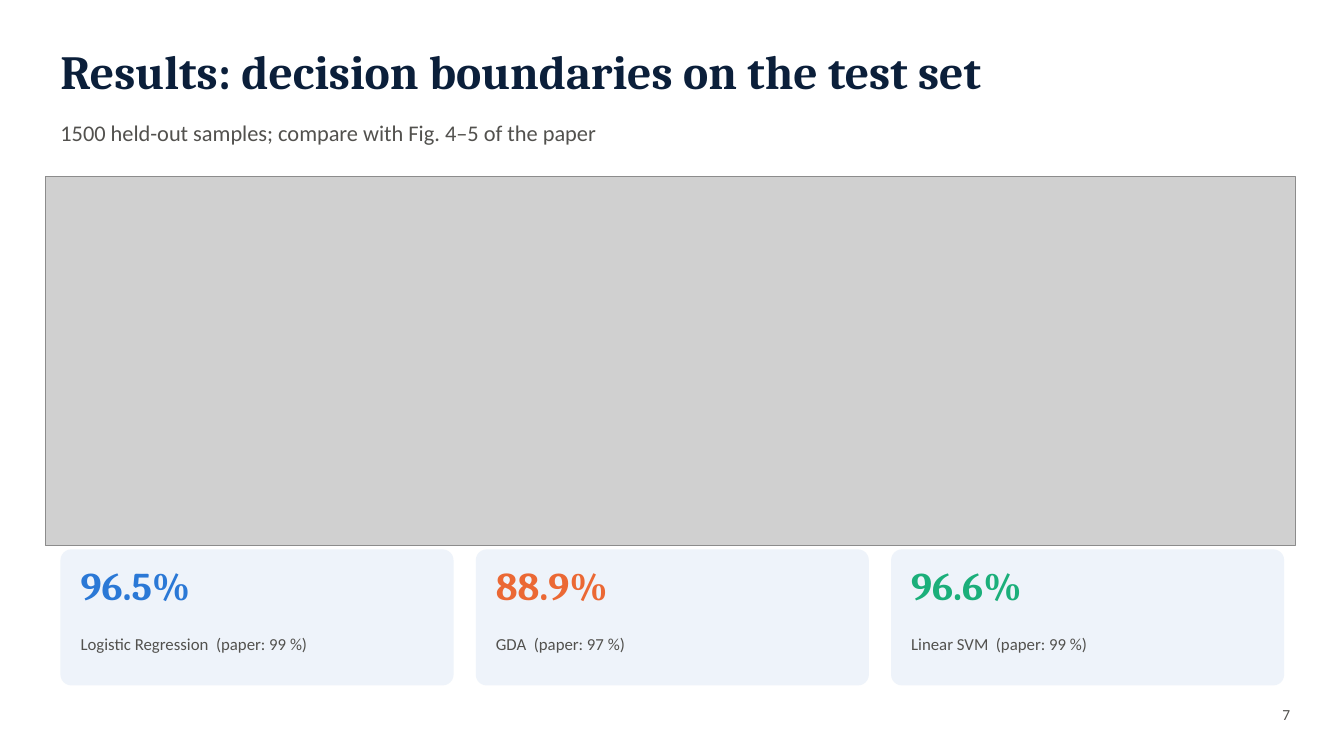
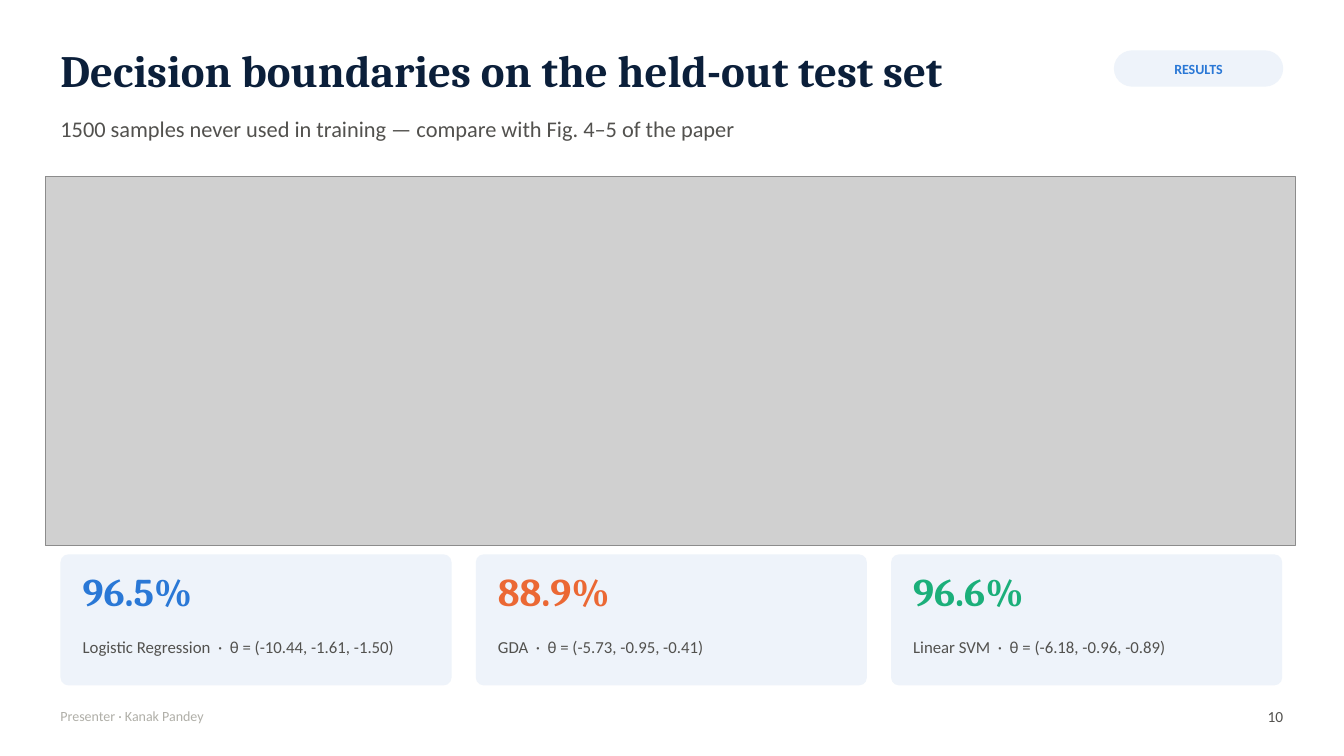
Before and after one commit to jsanjayvarma06-oss/ML-Project, a slide deck: slide 10 of docs/Slides_Link_Failure_Prediction.pptx (slide 7 before the commit). Drawn at 1344x756 pixels with LibreOffice and Linux fonts; fonts in the diff are those of the drawing; grey boxes stand for pictures. Boxes give left, top, right and bottom in pixels: in the first picture for what was removed or moved away, otherwise in the second. Text is boxed around its words. In the diff, an @@ line names an element or a change of style, - is before the commit and + after.

```diff
--- a/docs/Slides_Link_Failure_Prediction.pptx
+++ b/docs/Slides_Link_Failure_Prediction.pptx
@@ text at (60, 56, 942, 88): text changed; size 34 to 32 pt @@
-Results: decision boundaries on the test set
+Decision boundaries on the held-out test set
@@ rounded rectangle added at (1114, 50, 1284, 87), fill #EEF3FA, 10 pt, text #2A78D6, bold @@
+RESULTS
@@ text at (60, 121, 734, 141): text changed @@
-1500 held-out samples; compare with Fig. 4–5 of the paper
+1500 samples never used in training — compare with Fig. 4–5 of the paper
@@ rounded rectangle: place and size @@
-rounded rectangle at (60, 549, 454, 686)
+rounded rectangle at (60, 555, 452, 686)
@@ text "96.5%": place and size @@
-text "96.5%" at (81, 573, 191, 601)
+text "96.5%" at (83, 579, 193, 607)
@@ proportions changed in 3 elements at (891, 555, 1282, 686), (60, 555, 452, 686), (476, 555, 867, 686) @@
@@ rounded rectangle: place and size @@
-rounded rectangle at (476, 549, 869, 686)
+rounded rectangle at (476, 555, 867, 686)
@@ text "88.9%": place and size @@
-text "88.9%" at (496, 573, 608, 601)
+text "88.9%" at (498, 579, 610, 607)
@@ rounded rectangle: place and size @@
-rounded rectangle at (891, 549, 1285, 686)
+rounded rectangle at (891, 555, 1282, 686)
@@ text "96.6%": place and size @@
-text "96.6%" at (911, 573, 1021, 601)
+text "96.6%" at (913, 579, 1023, 607)
@@ text at (83, 641, 394, 656): text changed @@
-Logistic Regression (paper: 99 %)
+Logistic Regression · θ = (-10.44, -1.61, -1.50)
@@ text at (498, 641, 703, 655): text changed @@
-GDA (paper: 97 %)
+GDA · θ = (-5.73, -0.95, -0.41)
@@ text at (913, 641, 1165, 655): text changed @@
-Linear SVM (paper: 99 %)
+Linear SVM · θ = (-6.18, -0.96, -0.89)
@@ text added at (60, 711, 203, 723), 10 pt, text #B0AFA8 @@
+Presenter · Kanak Pandey
@@ text added at (1268, 712, 1284, 722), 11 pt, text #52514E @@
+10
@@ text removed at (1282, 710, 1290, 720) @@
-7
```
Also in this commit, not shown: 9 other slides changed, 9 slides added, 3 slides removed, 5 other files.
